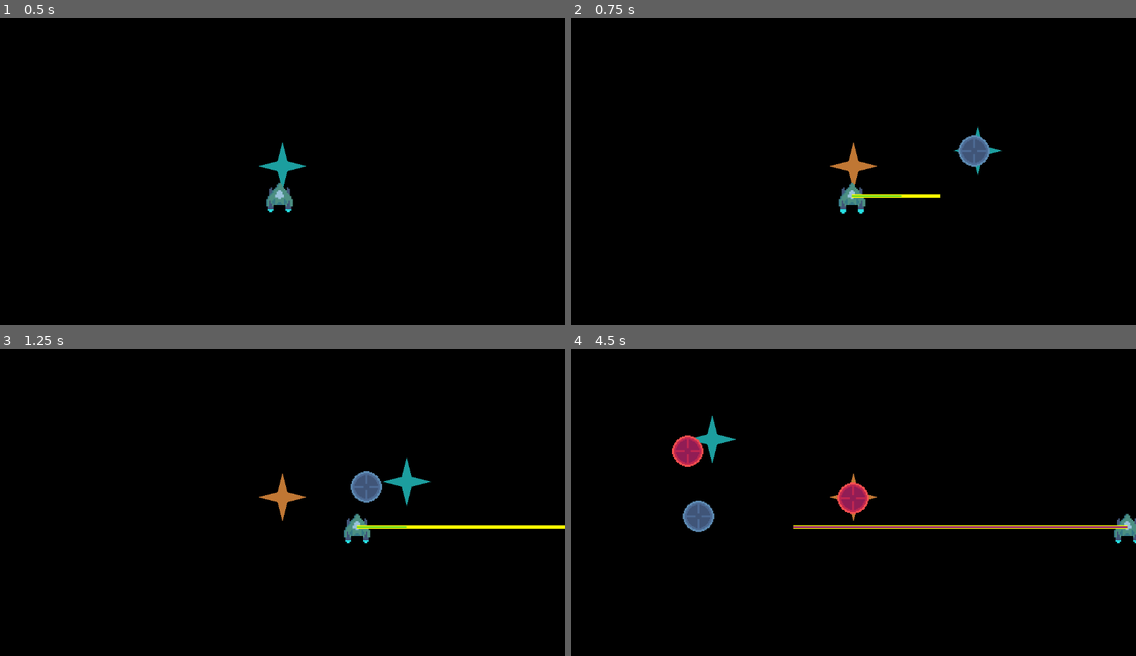
Above: before the commit, frames 1-4 (two rows, left to right).
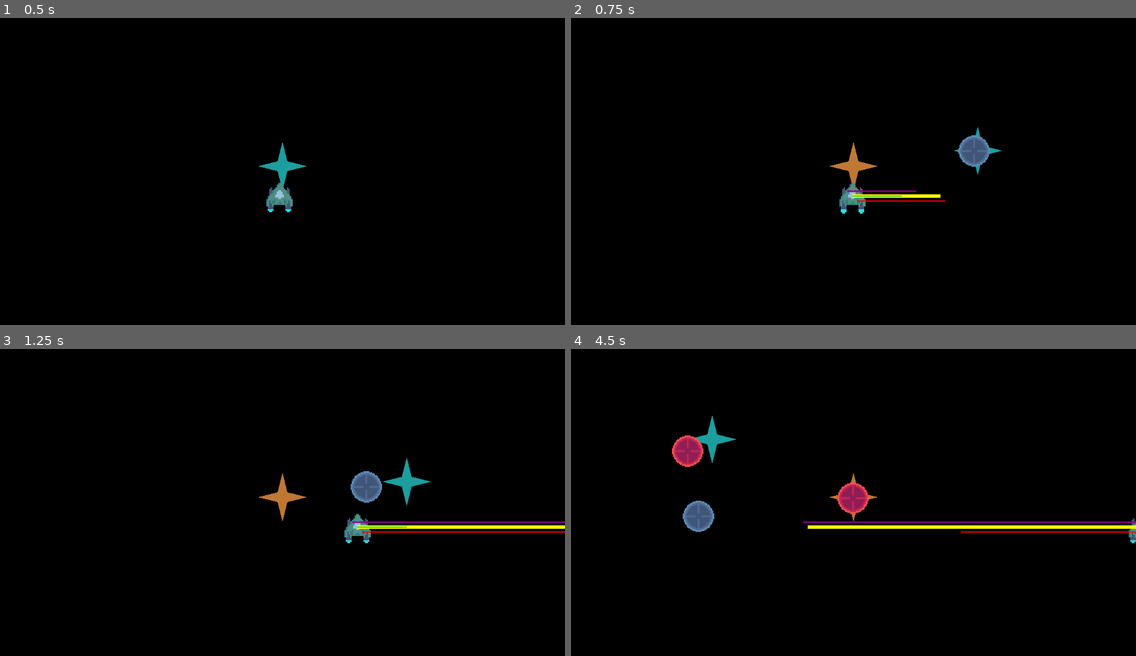
Above: after the commit, the same moments.

Repository: townofdon/godot-physics-test-2d
Game: Godot game, scene res://gameplay.tscn
The game is run twice, just before and just after one commit, with the same random seed, the same clock (stepped at 60 frames per second) and the same inputs.
Inputs (mouse positions are in pixels of both pictures, inside the frame that each line leads up to):
- Up to frame 1 (0.5 s): no input
- Up to frame 2 (0.75 s): move the mouse to (977, 150) at 0.52 s; hold D (right) from 0.53 s (still down); hold Shift (shift) from 0.53 s (still down); click (977, 150) at 0.67 s
- Up to frame 3 (1.25 s): keep holding D (right); keep holding Shift (shift)
- Up to frame 4 (4.5 s): release D (right) at 1.25 s; release Shift (shift) at 1.25 s; drag from (740, 511) to (825, 560) at 1.27 s; move the mouse to (910, 428) at 2.02 s; hold D (right) 2.03-2.75 s; hold - (zoom_out) 2.03-2.75 s; drag from (825, 560) to (684, 450) at 2.77 s; move the mouse to (1023, 545) at 3.52 s; hold Left (left) 3.53-4.25 s; hold = (zoom_in) 3.53-4.25 s; drag from (684, 450) to (768, 416) at 4.27 s

Frame 1 is identical in both runs. In frame 2, 0.3% of the frame differs, in the area x 47-67%, y 53-64%; in frame 3, 0.6%; in frame 4, 1.2%, in the area x 39-100%, y 53-64%.

Commit message:
get motor working :tada:

Diff:
--- a/core/KinematicStats.gd
+++ b/core/KinematicStats.gd
@@ -44,15 +44,6 @@
 		_update_constants()
 		on_stats_changed.emit()
 
-@export_category("Other Forces")
-## Set drag t-value. 0 => no drag, 1 => stops immediately
-@export_range(0.0, 1.0, 0.001) var drag: float = 0.1:
-	get:
-		return drag
-	set(value):
-		drag = value
-		on_stats_changed.emit()
-
 @export_category("Visualization")
 @export_range(0.5, 20, 0.5, "exp") var domain:float = 2.0:
 	get:
@@ -63,6 +54,29 @@
 
 @export var viz = Viz.Show.Vizualizer
 
+@export_category("Drag")
+## Set drag t-value. 0 => no drag, 1 => stops immediately
+@export_range(0.0, 1.0, 0.001) var drag: float = 0.1:
+	get:
+		return drag
+	set(value):
+		drag = value
+		on_stats_changed.emit()
+
+@export_category("handling")
+## 0 => slowest throttle up, 1 => infinitely fast throttle up
+@export_range(0.1, 1.0, 0.001) var throttle_up_speed: float = 0.2:
+	get:
+		return throttle_up_speed
+	set(value):
+		throttle_up_speed = value
+		on_stats_changed.emit()
+# TODO: REMOVE THIS
+@export_range(0.0, 2.0, 0.001) var throttle_up_time: float = 0.15
+@export_range(0.0, 2.0, 0.001) var throttle_down_time: float = 0.3
+## Vehicle handling — determines responsiveness of changing directions
+@export_range(0.0, 1.0, 0.001) var handling: float = 0.5
+
 func _init() -> void:
 	_update_constants()
 
--- a/core/constants.gd
+++ b/core/constants.gd
@@ -2,3 +2,5 @@
 class_name Constants
 
 const EPSILON = 0.00001
+
+const DEBUG_WAIT_FRAMES = 0
--- a/core/utils.gd
+++ b/core/utils.gd
@@ -27,3 +27,19 @@
 	if is_nan(projection.x) || is_nan(projection.y):
 		return Vector2.ZERO
 	return projection
+
+## Get the normalized dot product between two vectors, mapped to [0-1].
+## 0 => vectors are pointing in opposite directions.
+## 1 => vectors are pointing in exactly the same direction.
+static func dotnorm(a:Vector2, b:Vector2) -> float:
+	if a.is_zero_approx() || b.is_zero_approx():
+		return 0.0
+	return a.normalized().dot(b.normalized())
+
+## Get the normalized dot product between two vectors, mapped to [0-1].
+## 0 => vectors are pointing in opposite directions.
+## 1 => vectors are pointing in exactly the same direction.
+static func dot01(a:Vector2, b:Vector2) -> float:
+	if a.is_zero_approx() || b.is_zero_approx():
+		return 0.0
+	return (a.normalized().dot(b.normalized()) + 1) * 0.5
--- a/entities/entity.gd
+++ b/entities/entity.gd
@@ -15,6 +15,7 @@
 @export var bounce: float = 0.9
 
 @onready var marker = %Marker2D
+@onready var motor = %Motor
 
 var frame_count := 0
 var last_collision_entity: Entity
@@ -26,7 +27,12 @@
 	var init_direction: Vector2 = (marker.global_position - global_position).normalized()
 	velocity = init_direction * speed
 
+var wait := Constants.DEBUG_WAIT_FRAMES
 func _physics_process(delta: float) -> void:
+	if wait < Constants.DEBUG_WAIT_FRAMES:
+		wait += 1
+		return
+	wait = 0
 	# handle external forces
 	var external_velocity := Vector2.ZERO
 	var computed_velocity := Vector2.ZERO
@@ -44,6 +50,7 @@
 		last_collision_entity = null
 
 	if (collision):
+		if motor: motor.reset_forces()
 		var otherCollider := collision.get_collider()
 		if (otherCollider is Entity):
 			_collide_with_entity(collision.get_collider(), collision)
--- a/entities/motor.gd
+++ b/entities/motor.gd
@@ -19,20 +19,32 @@
 var throttle := 0.0
 var dynamics:SecondOrderDynamics
 
-var k_velocity := Vector2.ZERO # velocity calculated via kinematics
-var d_velocity := Vector2.ZERO # drag velocity, or more accurate, momentum velocity that drag acts upon
+var v_mom := Vector2.ZERO # velocity contribution from faux momentum
+var v_kin := Vector2.ZERO # velocity contribution from kinematics calculations
+
+## Call this when the entity collides with something.
+func reset_forces() -> void:
+	dynamics = SecondOrderDynamics.new(entity.velocity)
 
 func _ready() -> void:
 	process_priority = -10
 	assert(!!stats, "KinematicStats unassigned in " + utils.full_name(self))
 	assert(entity is Entity)
 	assert(stats is KinematicStats)
-	dynamics = SecondOrderDynamics.new(Vector2.ZERO)
+	dynamics = SecondOrderDynamics.new(entity.velocity)
 
 func _process(_delta: float) -> void:
 	queue_redraw()
 
+var wait := Constants.DEBUG_WAIT_FRAMES
 func _physics_process(delta: float) -> void:
+	if !entity: return
+	if !stats: return
+	if wait < Constants.DEBUG_WAIT_FRAMES:
+		wait += 1
+		return
+	wait = 0
+
 	# prepare input
 	var arrival: float = 0.0
 	if mode == Mode.Arrive:
@@ -45,40 +57,55 @@
 
 	# set throttle based on input
 	if has_input:
-		throttle += delta / max(entity.throttle_up_time, 0.01)
+		throttle += delta / max(stats.throttle_up_time, 0.01)
 	else:
-		throttle -= delta / max(entity.throttle_down_time, 0.01)
+		throttle -= delta / max(stats.throttle_down_time, 0.01)
 	throttle = clamp(throttle, 0, 1)
 
 	# calc new velocity
 	var desired_velocity := input * throttle * entity.speed
-	k_velocity = dynamics.compute(delta, stats.constants, desired_velocity)
+	v_kin = dynamics.compute(delta, stats.constants, desired_velocity)
+	v_mom = lerp(entity.velocity, Vector2.ZERO, stats.drag)
 	if mode == Mode.Manual:
 		# we want to blend between velocity when input is received vs. no input
-		var velocity_input := Vector2.ZERO
-		var velocity_no_input := Vector2.ZERO
-		if has_input:
-			# We already have the main new velocity.
-			# Now, compute how much additional velocity is contributed by momentum.
-			# Basically, determine how much force to apply orthogonal to the input vector.
-			# d_velocity (drag velocity) can be manipulated to simulate better vehicle handling.
-			var delta_towards_old_v := entity.velocity - k_velocity
-			# FIXME: THERE'S A BUG WHERE FLYING IN A FIGURE-8 RESULTS IN SUDDEN STOPS.
-			d_velocity = utils.project(delta_towards_old_v, input.orthogonal())
-			d_velocity = lerp(d_velocity, Vector2.ZERO, stats.drag)
-			k_velocity = k_velocity * throttle
-			velocity_input = k_velocity + d_velocity
-		else:
-			# This is the simple case. Just apply drag to slowly bring the vehicle to a stop.
-			k_velocity = Vector2.ZERO
-			d_velocity = lerp(entity.velocity, Vector2.ZERO, stats.drag)
-			velocity_no_input = d_velocity
+		#var velocity_input := Vector2.ZERO
+		#var velocity_no_input := Vector2.ZERO
+		## We already have the main new velocity.
+		## Now, compute how much additional velocity is contributed by momentum.
+		## Basically, determine how much force to apply orthogonal to the input vector.
+		## d_velocity (drag velocity) can be manipulated to simulate better vehicle handling.
+		#var delta_towards_old_v := entity.velocity - k_velocity
+		## FIXME: THERE'S A BUG WHERE FLYING IN A FIGURE-8 RESULTS IN SUDDEN STOPS.
+		#d_velocity = utils.project(delta_towards_old_v, input.orthogonal())
+		#d_velocity = lerp(d_velocity, Vector2.ZERO, stats.drag)
+
+		## Any contribution of k_vel towards momentum needs to be subtracted from d_vel.
+		## If the resulting difference is negative (backwards), ignore it.
+		## let v = velocity
+		## let v2 = k_vel projected onto vel
+		## let v3 = v - v2
+		## if |v3| < 0, set v3 to zero
+		#d_velocity = entity.velocity - utils.project(k_velocity, entity.velocity)
+		#if d_velocity.dot(entity.velocity) < 0: d_velocity = Vector2.ZERO
+		#d_velocity = lerp(d_velocity, Vector2.ZERO, stats.drag)
+
+		# Determine momentum's contribution to velocity.
+		# Remove the "v_kin component" — v_kin projected onto v_mom.
+		var v2_mom := v_mom - utils.project(v_kin, v_mom)
+		if v2_mom.dot(v_mom) < 0: v2_mom = Vector2.ZERO
+		if v2_mom.length_squared() > v_mom.length_squared(): v2_mom = v_mom
+		var mom_alignment := utils.dot01(input, v_mom)
+		v2_mom = lerp(v2_mom * 0.95 * clamp(1 - stats.handling, 0, 1), v2_mom, mom_alignment)
+		# we want to blend between velocity when input is received vs. no input
+		var velocity_input := v_kin + v2_mom
+		var velocity_no_input := v_mom
 		entity.velocity = lerp(velocity_no_input, velocity_input, clamp(input.length(), 0, 1))
-	if mode == Mode.Arrive:
-		entity.velocity = k_velocity * arrival
+	elif mode == Mode.Arrive:
+		entity.velocity = v_kin * arrival
 		var has_arrived := arrival <= Constants.EPSILON
-		if has_arrived:
-			mode = Mode.Manual
+		if has_arrived: mode = Mode.Manual
+
+	#print(entity.velocity, v_kin, v_mom)
 
 	# set state for next frame
 	input = Vector2.ZERO
@@ -87,16 +114,16 @@
 	#debug_velocity(velocity, Color.RED)
 	#debug_velocity(velocity * drag_factor, Color.YELLOW)
 	var a := entity.velocity
-	var b := k_velocity
-	var c := d_velocity
+	var b := v_kin
+	var c := v_mom
 	var d := input * 50
 	debug_velocity(a, Color.YELLOW, 6)
-	#debug_velocity(b, Color.RED, 8)
-	debug_velocity(c, Color.DARK_MAGENTA, 2)
+	debug_velocity(b, Color.RED, 1, Vector2(1, 1) * 10)
+	debug_velocity(c, Color.DARK_MAGENTA, 2, Vector2(-1, -1) * 10)
 	debug_velocity(d, Color.LIME_GREEN, 1)
 
-func debug_velocity(vel:Vector2, color:Color, width:float = 2.0) -> void:
-	draw_line(Vector2.ZERO, vel * 2, color, width, true)
+func debug_velocity(vel:Vector2, color:Color, width:float = 2.0, offset = Vector2.ZERO) -> void:
+	draw_line(Vector2.ZERO + offset, vel * 2 + offset, color, width, true)
 
 # call every _physics_process
 func move(delta: float, input: Vector2) -> void:
--- a/resources/kinematics/k_player.tres
+++ b/resources/kinematics/k_player.tres
@@ -8,7 +8,10 @@
 z = 0.691
 r = 0.0
 use_pole_matching = false
-drag = 0.015
 domain = 1.0
 viz = 0
+drag = 0.015
+handling = 0.5
+throttle_up_time = 0.15
+throttle_down_time = 0.3
 metadata/_custom_type_script = "uid://2x414g40wwmg"
